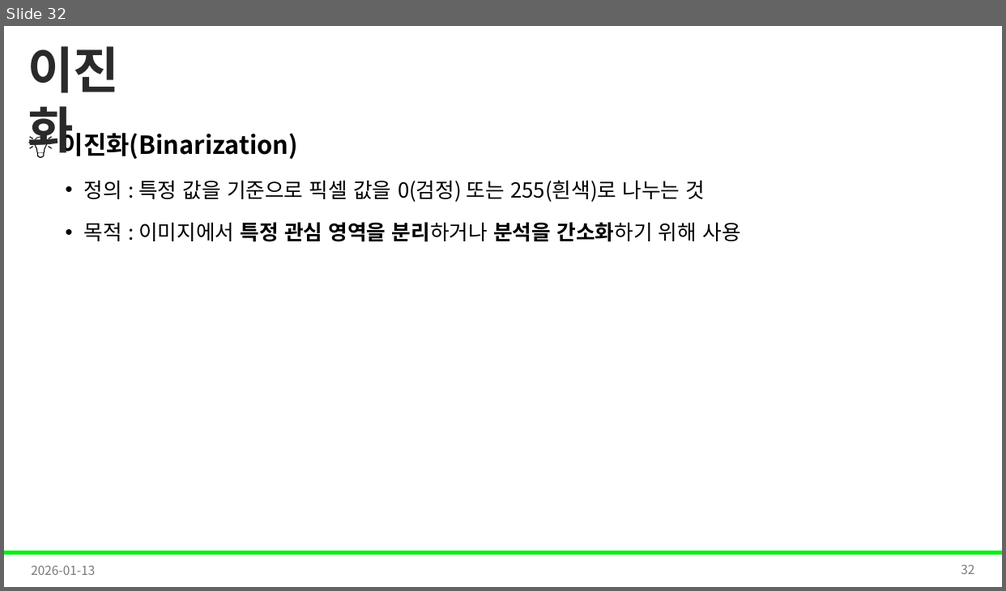
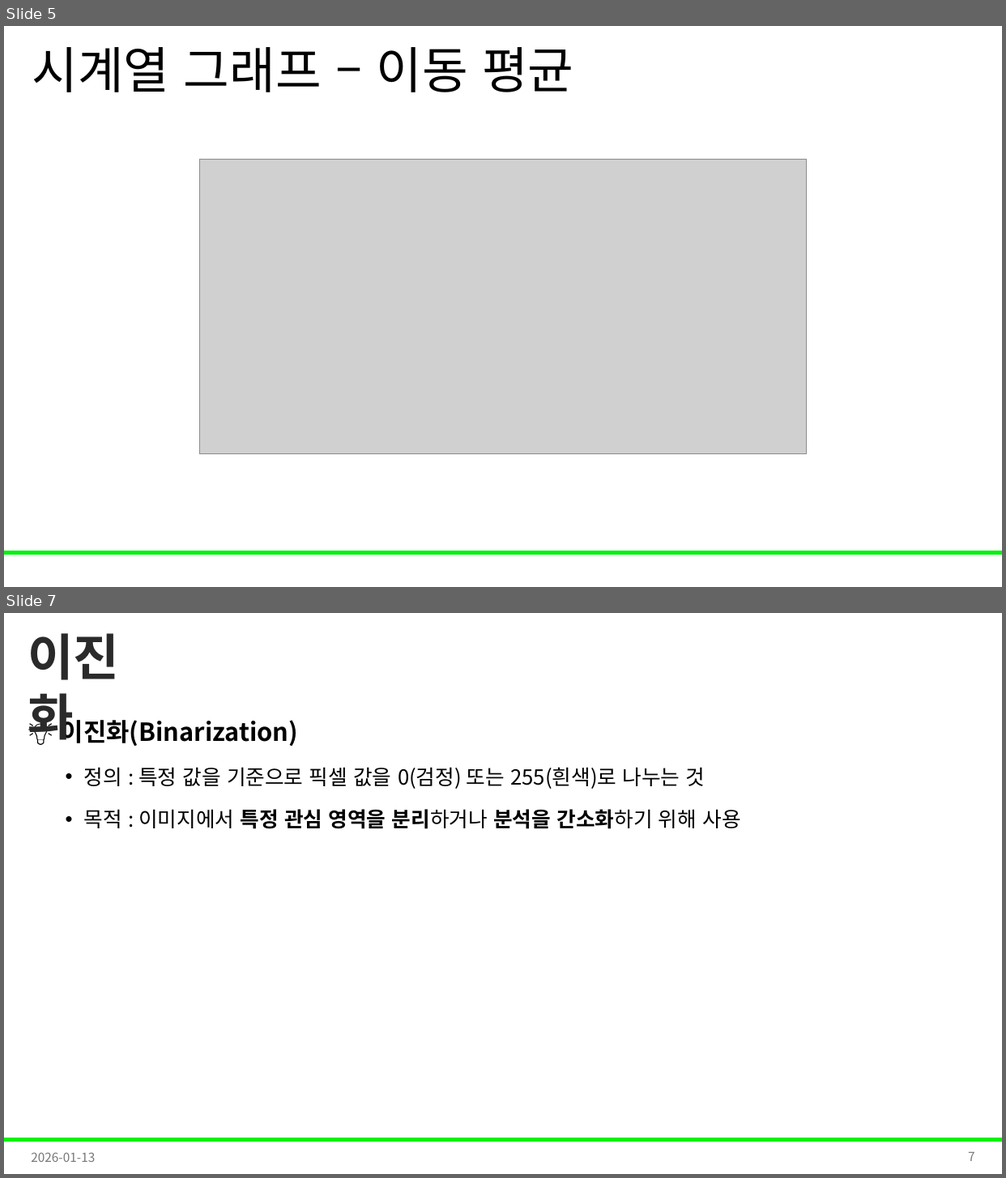
Before and after one commit to Leader-Lesson/KDT_RE_5th, a slide deck: material/5_AI/04_데이터 전처리와 EDA 기초.pptx. Shown one above the other, each under a label of ours: slide 32 before the commit, slides 5 and 7 after it; the slides between them are not shown. The pictures are 1006x591 and 1006x1178 pixels, drawn with LibreOffice and Linux fonts; fonts in the diff are those of the drawing; grey boxes stand for pictures; background and template pictures are left out. Boxes give left, top, right and bottom in pixels: in the first picture for what was removed or moved away, otherwise in the second. Text is boxed around its words. In the diff, an @@ line names an element or a change of style, - is before the commit and + after.

```diff
--- a/material/5_AI/04_데이터 전처리와 EDA 기초.pptx
+++ b/material/5_AI/04_데이터 전처리와 EDA 기초.pptx
@@ slide 5 added at [4,26,1002,587], background #FFFFFF; not listed: 1 template element that a slide beside it also shows @@
@@ title added at [32,47,573,92], 48 pt, text #000000 @@
+시계열 그래프 – 이동 평균
@@ picture added at [199,160,807,454] @@
@@ what was slide 32 is now slide 7 @@
@@ page number at [968,1152,975,1161]: text changed @@
-32
+7
```
Also in this commit, not shown: 5 slides changed, 2 other slides added, 36 slides removed.
